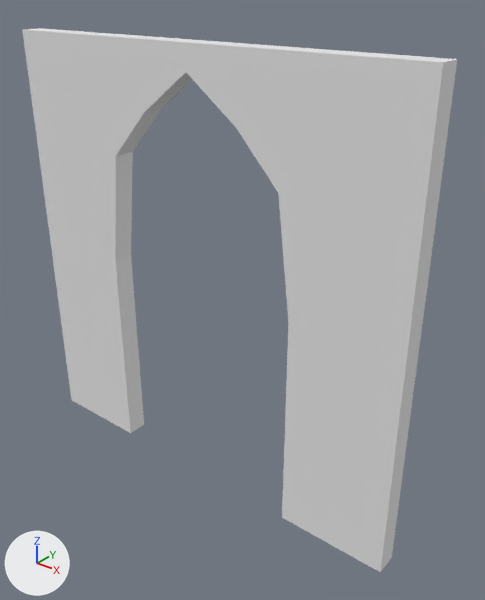
Renders of the Blender file Basic Room/Church Door 4x4x0.2.blend from each side of a commit.
Rendered twice from a 50 mm camera at (3.63, -4.06, 4.45) aimed at (0.28, 0.13, 1.85). Lighting does not change. The marker at lower left points along +X, +Y and +Z.

In view in the first picture: 'Church Door(B) 4x4x0.2'.
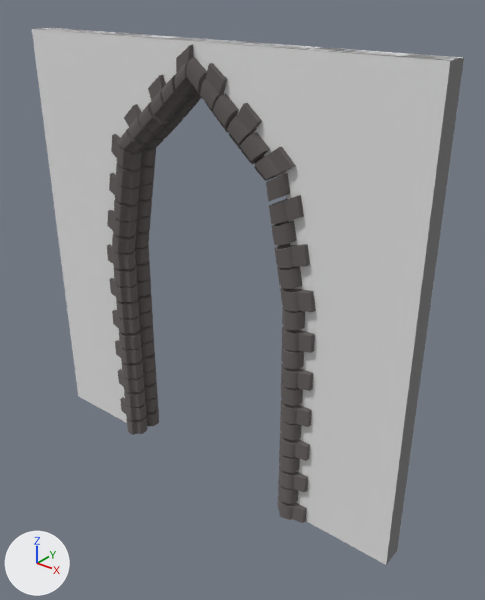
What differs and where, as boxes [x1, y1, x2, y2] in the pictures (485 x 600 px):
'Church Door(B) 4x4x0.2', reshaped, moved: before [22, 28, 457, 572]; after [32, 28, 464, 565]
part 1 of me_cube_001, added: after [32, 28, 464, 565]
part 2 of me_cube_001, added: after [107, 45, 316, 523]

The change, as a list of edits to the scene's bpy script:
```text
Add mat_archway_door:
    mat_archway_door = diffuse_material('Archway Door')
    mat_archway_door.base_color = (0.147, 0.134, 0.131)  # dark grey #6b6665
    mat_archway_door.roughness = 0.694
Change me_cube_001:
    used by ob_church_door_b__4x4x0_2; location = (0.0, 0.0, 0.0); rotation_euler = (1.571, 0.0, 0.0), in degrees (90, 0, 0)
    remove me_cube_001.from_pydata(...)  # 36 vertices, 20 faces; spans x -2.0..2.0, y 0.0..4.0, z 0.0..0.2
    add me_cube_001.from_pydata(...)  # 14472 vertices, 7528 faces, 3648 loose edges; spans x -2.0..2.0, y -0.01..4.0, z -0.1..0.3
    me_cube_001 part 1: the loose piece of 36 vertices spanning x -2.0..2.0, y 0.0..4.0, z 0.0..0.2 is copied, and the copy is mirrored in z about its middle; it spans x -2.0..2.0, y 0.0..4.0, z 0.0..0.2
    me_cube_001 part 2: 14400 vertices added at x -1.2..1.2, y -0.01..3.98, z -0.1..0.3
    add me_cube_001.materials.append(mat_archway_door)  # dark grey #6b6665
Change ob_church_door_b__4x4x0_2:
    ob_church_door_b__4x4x0_2.location: (0.0, 0.0, 0.0) -> (0.0, 0.1, 0.0)
```
